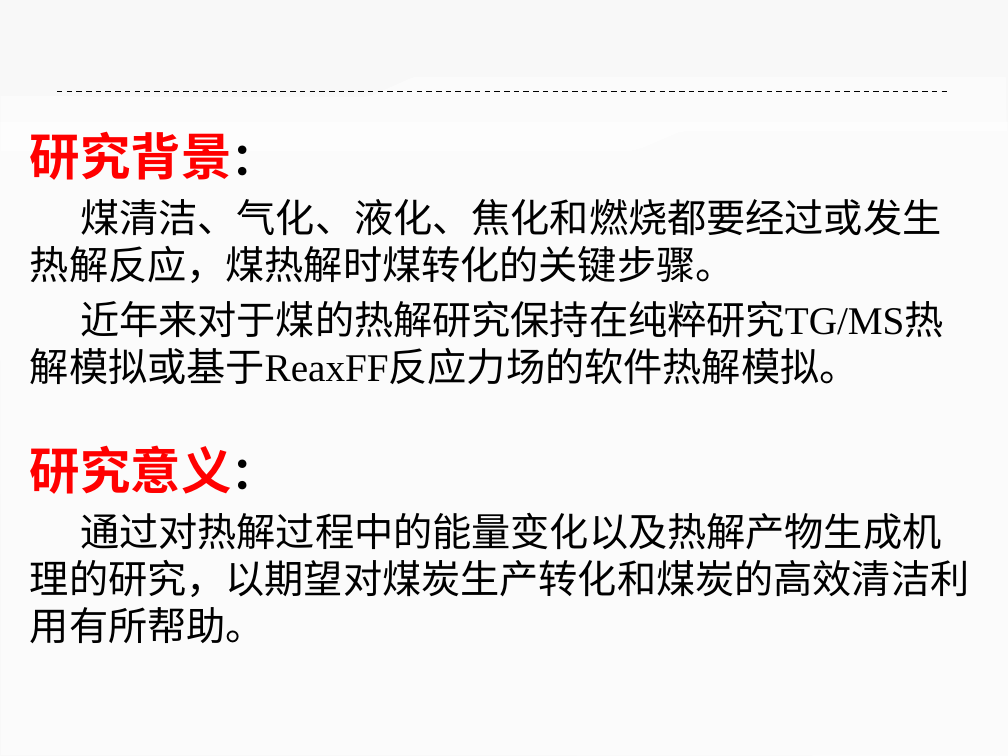
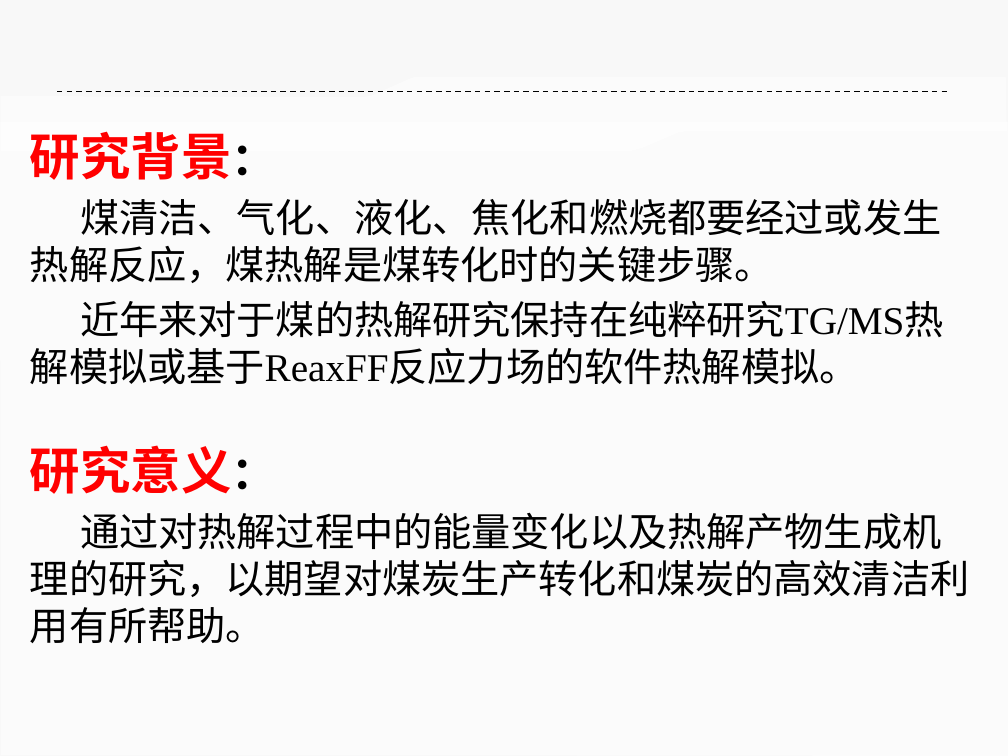
Before and after one commit to ilvcr/GraduationProject, a slide deck: slide 4 of ppt/yoghourtppt.pptx. Drawn at 1008x756 pixels with LibreOffice and Linux fonts; fonts in the diff are those of the drawing. Boxes give left, top, right and bottom in pixels: in the first picture for what was removed or moved away, otherwise in the second. Text is boxed around its words. In the diff, an @@ line names an element or a change of style, - is before the commit and + after.

```diff
--- a/ppt/yoghourtppt.pptx
+++ b/ppt/yoghourtppt.pptx
@@ text at bbox=[30, 199, 941, 283]: text changed @@
-煤清洁、气化、液化、焦化和燃烧都要经过或发生热解反应，煤热解时煤转化的关键步骤。
+煤清洁、气化、液化、焦化和燃烧都要经过或发生热解反应，煤热解是煤转化时的关键步骤。
```
Also in this commit, not shown: 14 other slides changed.
